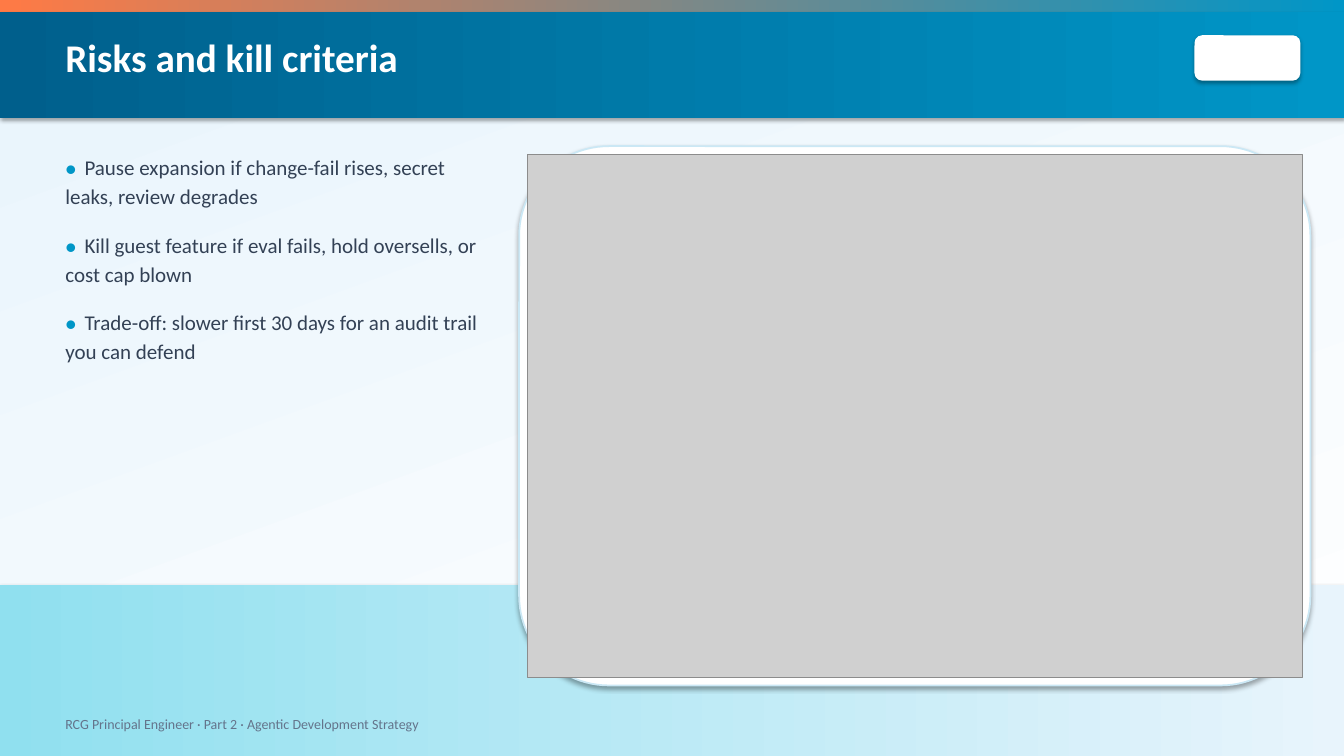
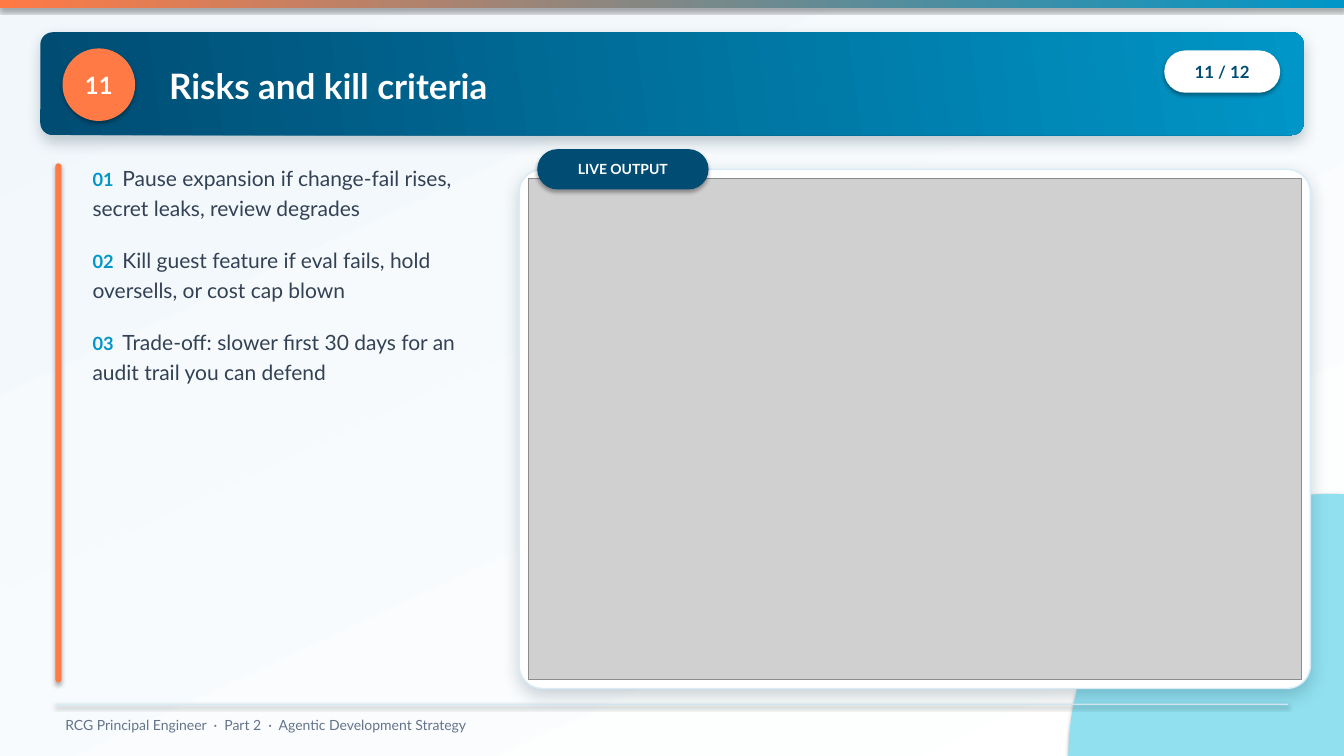
Before and after one commit to manojpammina1/titan, a slide deck: slide 12 of docs/part2-deck/Part2-Agentic-Development.pptx. Drawn at 1344x756 pixels with LibreOffice and Linux fonts; fonts in the diff are those of the drawing; grey boxes stand for pictures. Boxes give left, top, right and bottom in pixels: in the first picture for what was removed or moved away, otherwise in the second. Text is boxed around its words. In the diff, an @@ line names an element or a change of style, - is before the commit and + after.

```diff
--- a/docs/part2-deck/Part2-Agentic-Development.pptx
+++ b/docs/part2-deck/Part2-Agentic-Development.pptx
@@ rectangle: place and size @@
-rectangle at box(0, 0, 1344, 12)
+rectangle at box(0, 0, 1344, 8)
@@ rectangle at box(0, 0, 1344, 756): fill gradient #FFFFFF to #E8F4FC to gradient #FFFFFF to #F1F7FB @@
@@ rounded rectangle: place and size @@
-rounded rectangle at box(0, 12, 1344, 118)
+rounded rectangle at box(40, 32, 1304, 135)
@@ rounded rectangle at box(40, 32, 1304, 135): rectangle to rounded rectangle; fill gradient #005F8C to #0096C7 to gradient #004C73 to #0096C7; shadow changed @@
@@ ellipse added at box(63, 48, 135, 121), fill #FF7A45, 17 pt, text #FFFFFF, bold @@
+11
@@ text "Risks and kill criteria": place and size @@
-text "Risks and kill criteria" at box(65, 44, 398, 73)
+text "Risks and kill criteria" at box(169, 73, 487, 100)
@@ text "Risks and kill criteria" at box(169, 73, 487, 100): size 28 to 25 pt, font Calibri to Lato; vertical alignment top to middle @@
@@ rounded rectangle added at box(1165, 50, 1280, 93), fill #FFFFFF, 12 pt, text #004C73, bold @@
+11 / 12
@@ rounded rectangle removed at box(1195, 35, 1301, 81) @@
@@ rounded rectangle added at box(537, 149, 709, 190), fill #004C73, 10 pt, text #FFFFFF, bold @@
+LIVE OUTPUT
@@ rounded rectangle added at box(55, 163, 62, 683), fill #FF7A45 @@
@@ text at box(93, 170, 455, 384): text changed; font Calibri to Lato @@
-● Pause expansion if change-fail rises, secret leaks, review degrades
-● Kill guest feature if eval fails, hold oversells, or cost cap blown
-● Trade-off: slower first 30 days for an audit trail you can defend
+01 Pause expansion if change-fail rises, secret leaks, review degrades
+02 Kill guest feature if eval fails, hold oversells, or cost cap blown
+03 Trade-off: slower first 30 days for an audit trail you can defend
@@ rounded rectangle: place and size @@
-rounded rectangle at box(519, 146, 1311, 686)
+rounded rectangle at box(519, 169, 1311, 689)
@@ rounded rectangle at box(519, 169, 1311, 689): outline #CBE8F5 1.25 pt to #D8ECF7 1 pt; shadow changed; proportions changed @@
@@ picture: place and size @@
-picture at box(527, 154, 1303, 678)
+picture at box(528, 178, 1302, 680)
@@ ellipse added at box(1069, 494, 1344, 756), fill #90E0EF @@
@@ text "RCG Principal Engineer · Part ..." at box(65, 719, 466, 733): font Calibri to Lato @@
@@ rectangle: place and size @@
-rectangle at box(0, 585, 1344, 756)
+rectangle at box(55, 704, 1289, 705)
@@ rectangle at box(55, 704, 1289, 705): fill gradient #90E0EF to #E8F4FC to #D8ECF7 @@
```
Also in this commit, not shown: 12 other slides changed, 1 other file.
